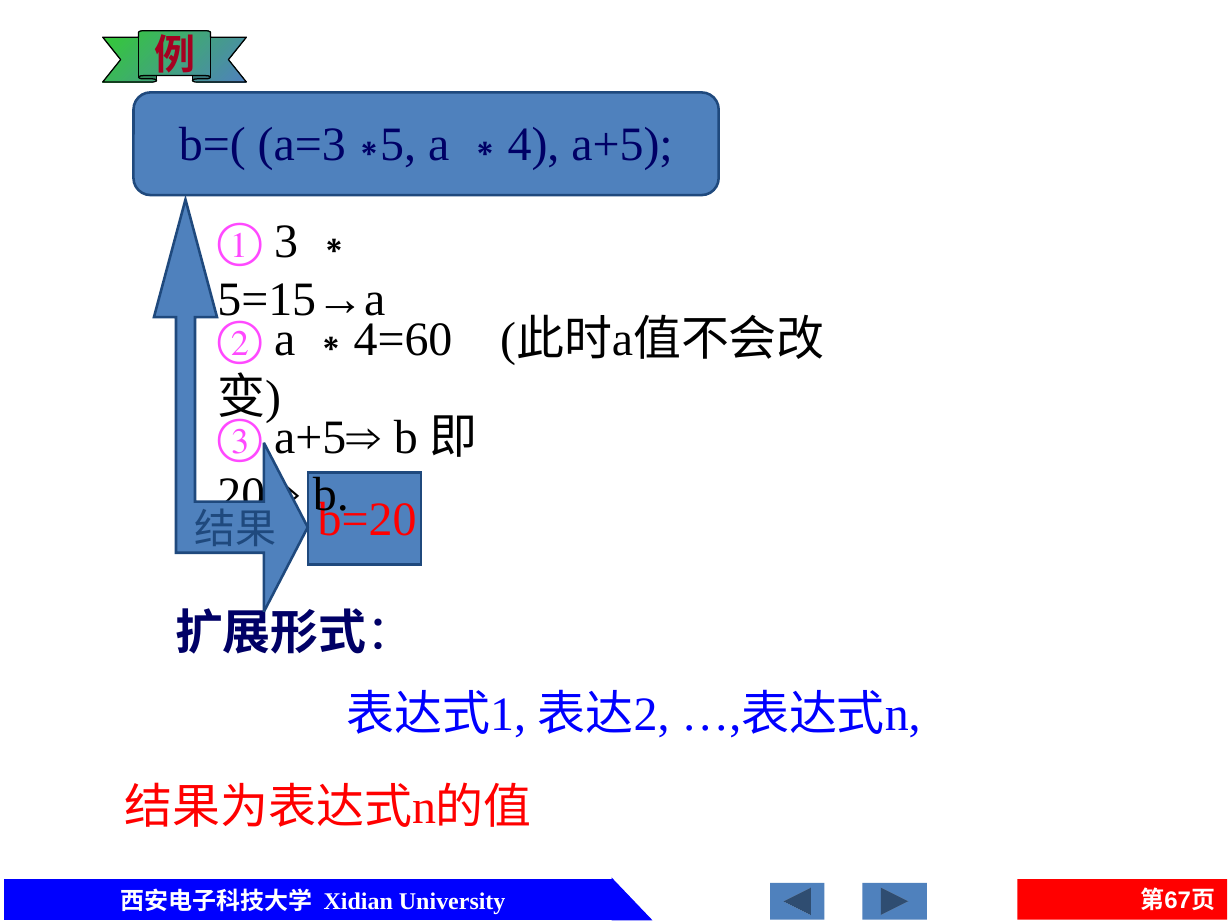
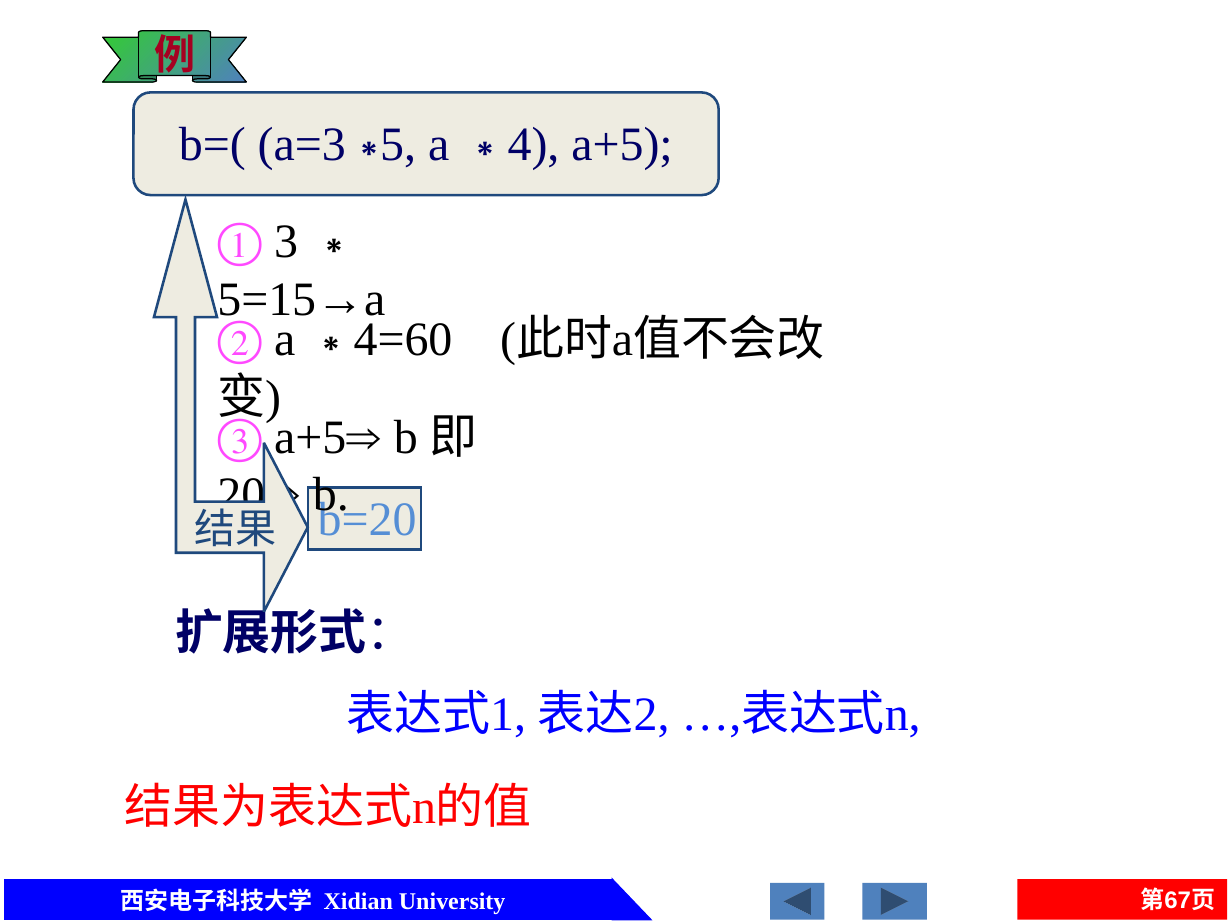
Before and after one commit to jtrfid/C-Repositories, a slide deck: slide 67 of 2016/C语言/课件/第2章 C的基本数据类型及运算.pptx. Drawn at 1232x924 pixels with LibreOffice and Linux fonts; fonts in the diff are those of the drawing. Boxes give left, top, right and bottom in pixels: in the first picture for what was removed or moved away, otherwise in the second. Text is boxed around its words. In the diff, an @@ line names an element or a change of style, - is before the commit and + after.

```diff
--- a/2016/C语言/课件/第2章 C的基本数据类型及运算.pptx
+++ b/2016/C语言/课件/第2章 C的基本数据类型及运算.pptx
@@ text "b=20" at (x1=318, y1=498, x2=417, y2=536): text colour #FF0000 to #558ED5 @@
@@ fill #4F81BD to #EEECE1 in 3 elements at (x1=154, y1=200, x2=308, y2=612), (x1=133, y1=92, x2=718, y2=195), (x1=308, y1=488, x2=421, y2=549) @@
@@ rectangle resized from (x1=308, y1=472, x2=421, y2=564) to (x1=308, y1=488, x2=421, y2=549) @@
```
Also in this commit, not shown: 4 other slides changed, 1 other file.
